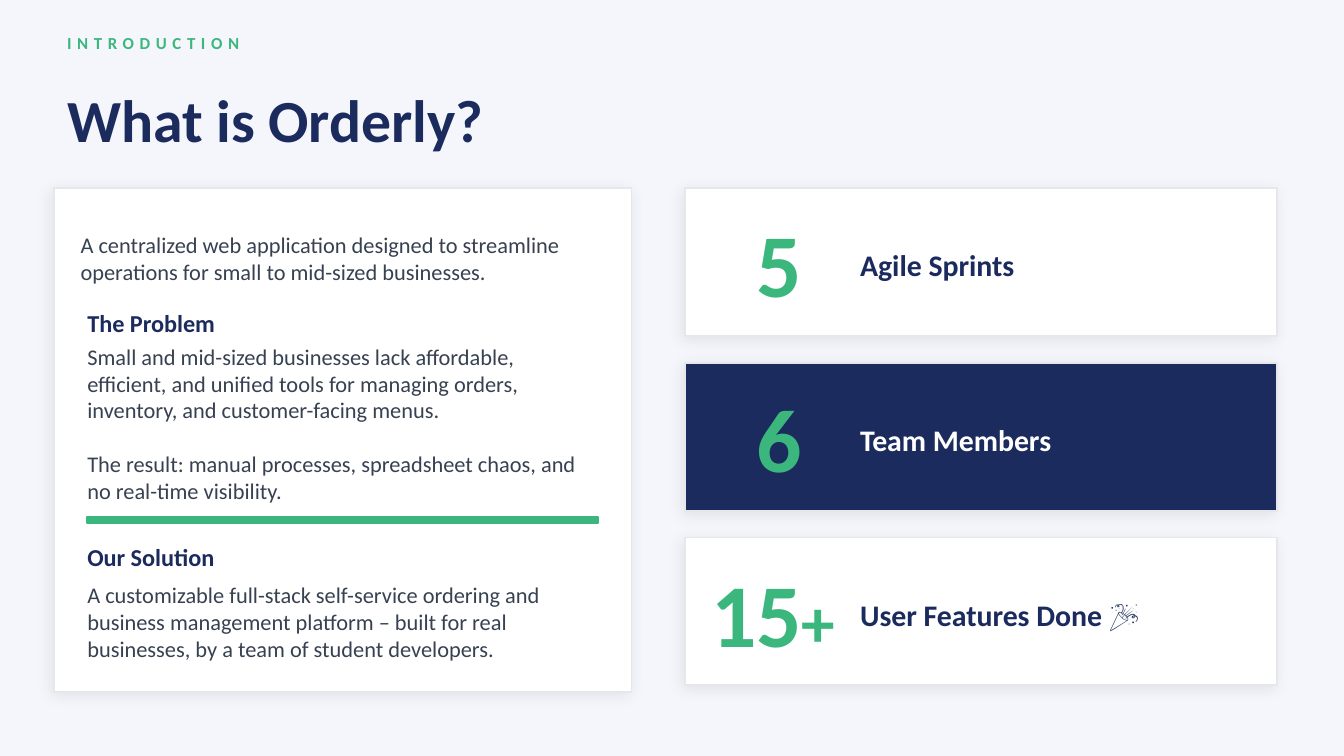
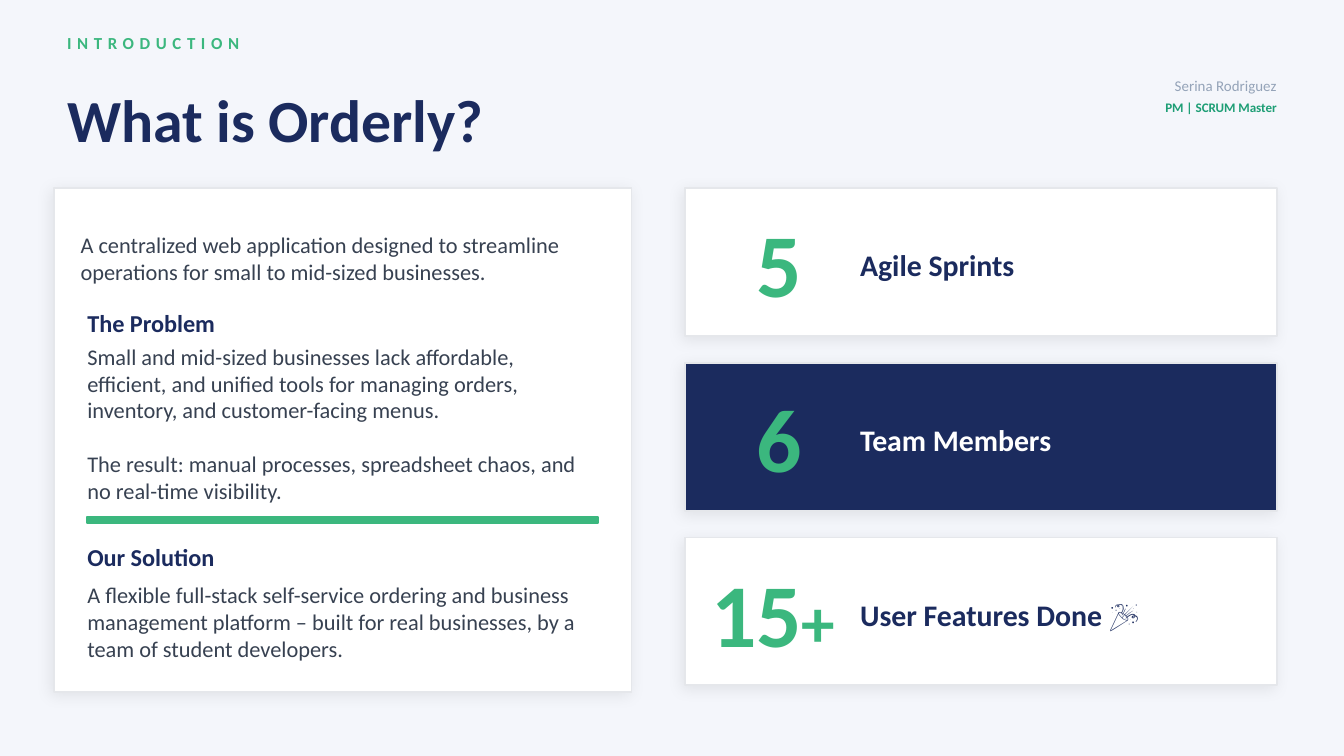
Before and after one commit to RachelMizer/ProjectOrderly, a slide deck: slide 2 of docs/Deliverables/Orderly_Slides.pptx. Drawn at 1344x756 pixels with LibreOffice and Linux fonts; fonts in the diff are those of the drawing. Boxes give left, top, right and bottom in pixels: in the first picture for what was removed or moved away, otherwise in the second. Text is boxed around its words. In the diff, an @@ line names an element or a change of style, - is before the commit and + after.

```diff
--- a/docs/Deliverables/Orderly_Slides.pptx
+++ b/docs/Deliverables/Orderly_Slides.pptx
@@ text added at <box>1175,81,1276,94</box>, 8 pt, text #94A3B8 @@
+Serina Rodriguez
@@ text added at <box>1165,103,1276,112</box>, 7 pt, text #1D9E75, bold @@
+PM | SCRUM Master
@@ text at <box>87,587,575,661</box>: text changed @@
-A customizable full-stack self-service ordering and business management platform – built for real businesses, by a team of student developers.
+A flexible full-stack self-service ordering and business management platform – built for real businesses, by a team of student developers.
```
Also in this commit, not shown: 9 other slides changed, 3 slides added.
